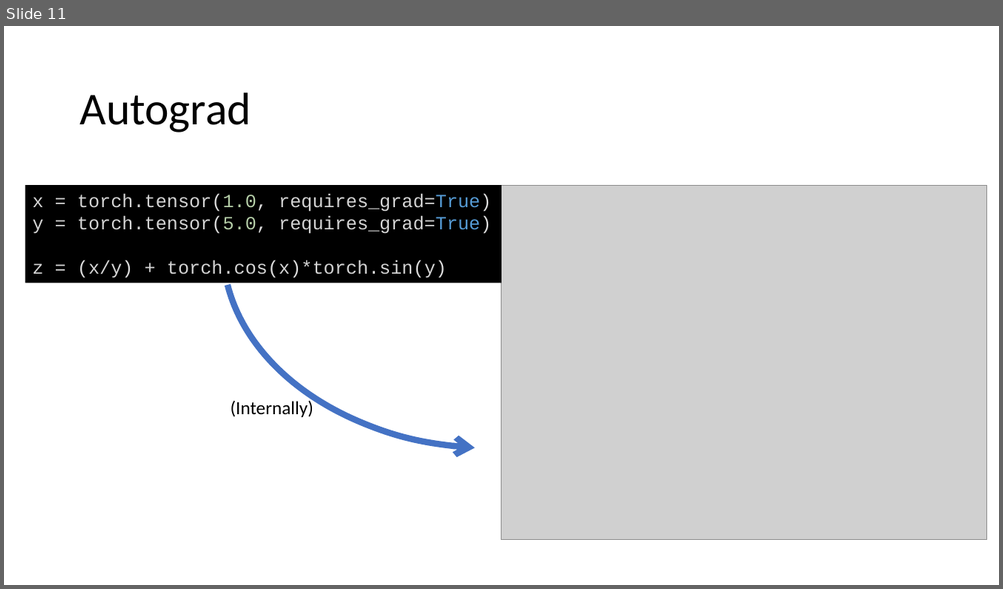
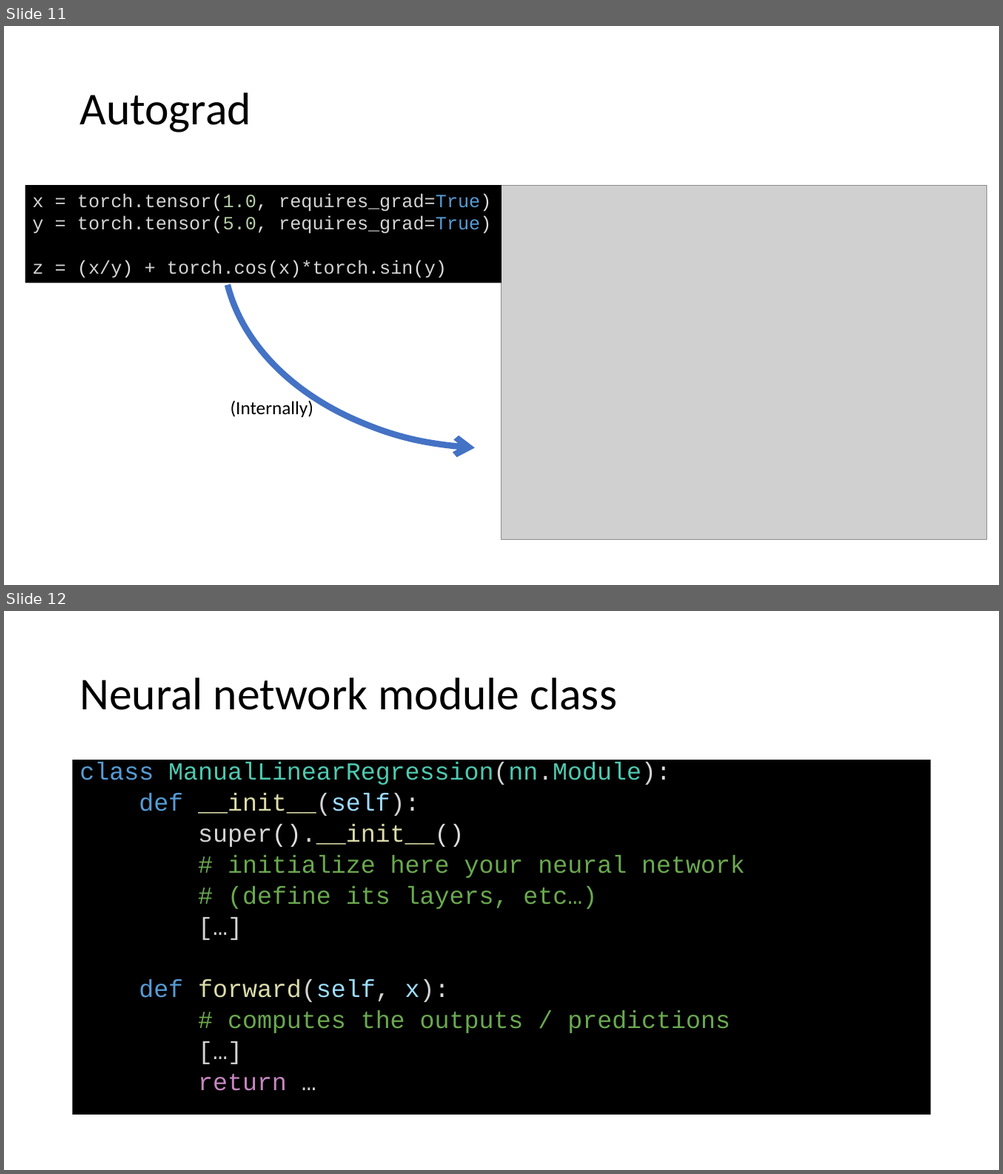
Before and after one commit to MICS-Lab/DeepLearningCourse, a slide deck: Slides_2.pptx. Shown one above the other, each under a label of ours: slide 11 before the commit, slides 11 and 12 after it. The pictures are 1003x589 and 1003x1174 pixels, drawn with LibreOffice and Linux fonts; fonts in the diff are those of the drawing; grey boxes stand for pictures. Boxes give left, top, right and bottom in pixels: in the first picture for what was removed or moved away, otherwise in the second. Text is boxed around its words. In the diff, an @@ line names an element or a change of style, - is before the commit and + after.

Commit message:
neural network class: template + example

```diff
--- a/Slides_2.pptx
+++ b/Slides_2.pptx
@@ slide 12 added at (4, 611, 999, 1170), background #FFFFFF @@
@@ title added at (79, 678, 617, 710), 44 pt, text #000000 @@
+Neural network module class
@@ text added at (73, 760, 930, 1116), fill #000000, 23.8 pt, text #6AA94F @@
+class ManualLinearRegression(nn.Module):
+def __init__(self):
+super().__init__()
+# initialize here your neural network
+# (define its layers, etc…)
+[…]
+def forward(self, x):
+# computes the outputs / predictions
+[…]
+return …
```
Also in this commit, not shown: 1 other slide added.
